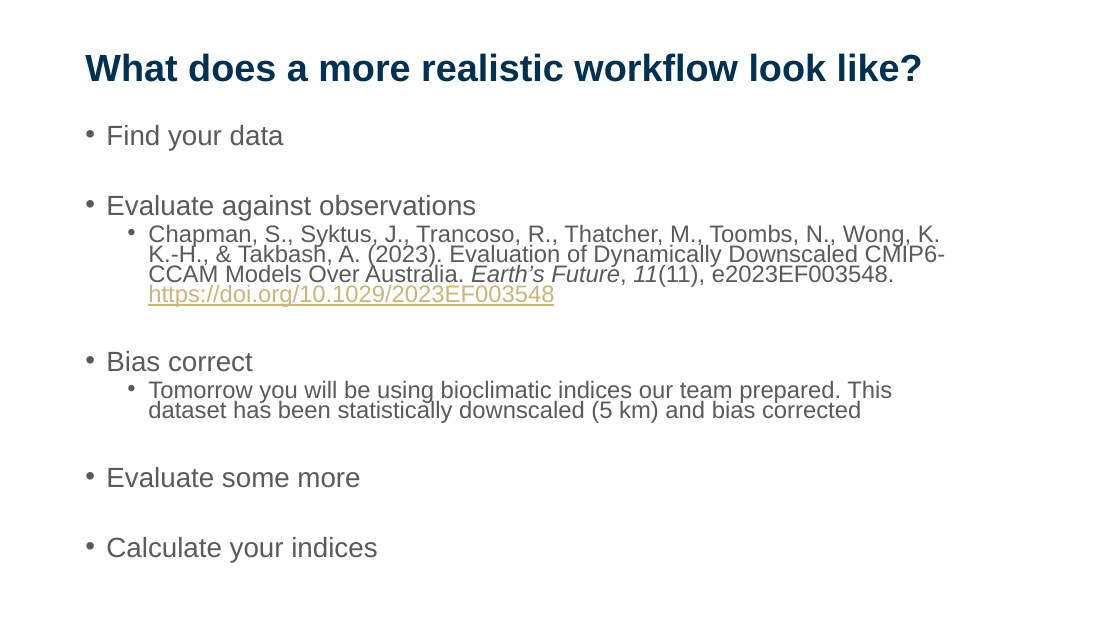
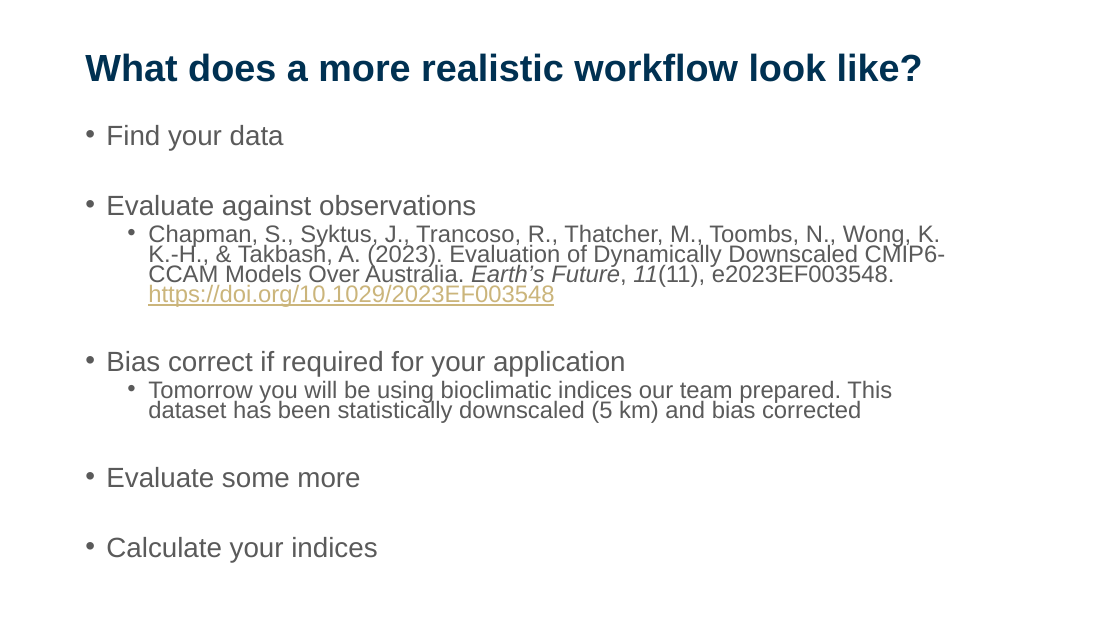
Before and after one commit to sdesrosiers1989/ICCB_Projections, a slide deck: slide 12 of ICCB2025_Session2_ClimateProjections.pptx. Drawn at 1120x630 pixels with LibreOffice and Linux fonts; fonts in the diff are those of the drawing; background and template pictures are left out. Boxes give left, top, right and bottom in pixels: in the first picture for what was removed or moved away, otherwise in the second. Text is boxed around its words. In the diff, an @@ line names an element or a change of style, - is before the commit and + after.

```diff
--- a/ICCB2025_Session2_ClimateProjections.pptx
+++ b/ICCB2025_Session2_ClimateProjections.pptx
@@ text at box(106, 351, 626, 377): text changed @@
-• Bias correct
+• Bias correct if required for your application
```
Also in this commit, not shown: 2 other files.
